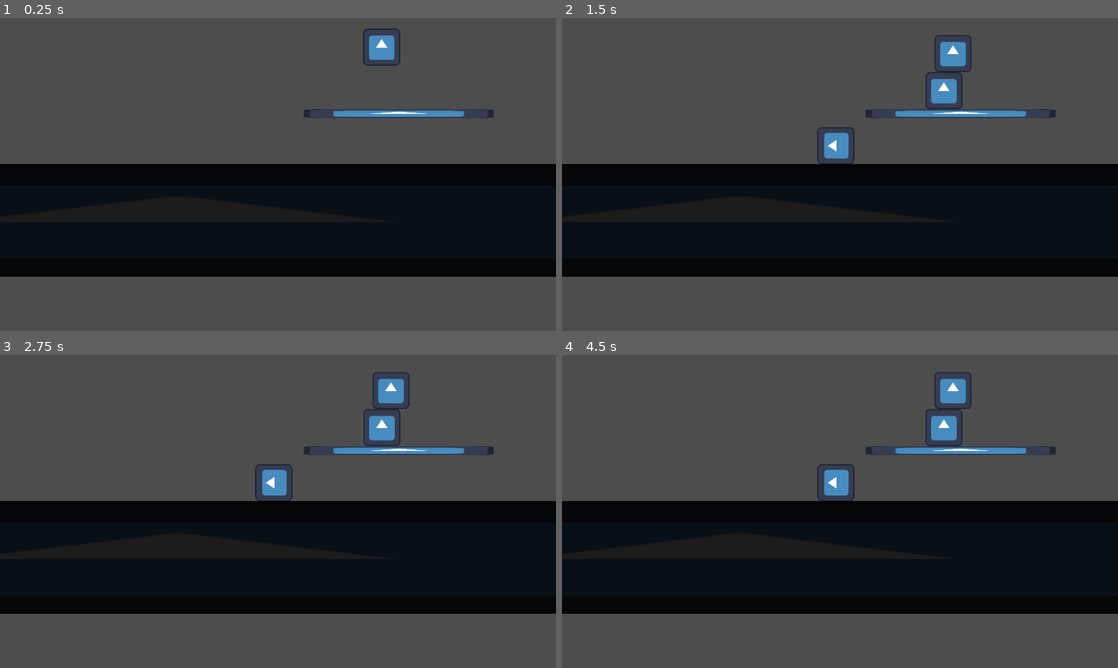
Above: before the commit, frames 1-4 (two rows, left to right).
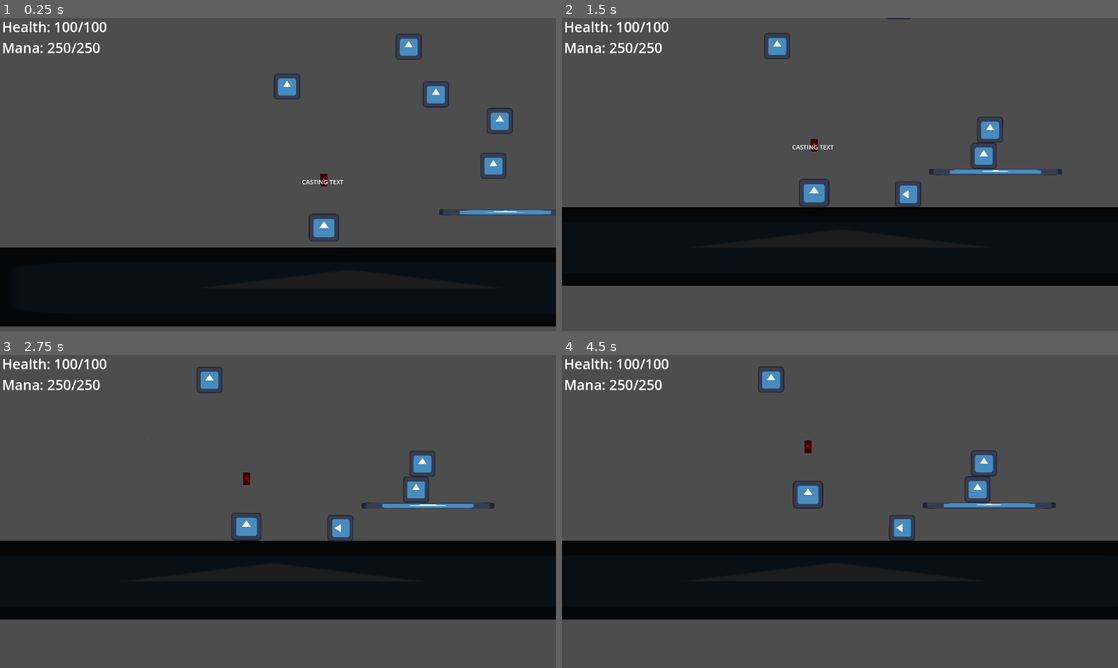
Above: after the commit, the same moments.

Repository: WantanAsyraff/Magis-Penglipur-Lara-Game
Game: Godot game, scene res://scenes/worlds/hubs/akademi-bintang-utama/ABU-courtyard.tscn
The game is run twice, just before and just after one commit, with the same random seed, the same clock (stepped at 60 frames per second) and the same inputs. The project has no main scene, so this scene is started directly. The engine's default icon, where the game draws it, is replaced by a stand-in: a white triangle on a blue panel in a dark square.
Inputs:
- Up to frame 1 (0.25 s): no input
- Up to frame 2 (1.5 s): tap Enter (ui_accept) at 0.5, 0.77 s; hold V (incantation_right) from 0.53 s (still down); tap Shift (dash) at 0.6 s; tap Z (interact) at 1.35 s
- Up to frame 3 (2.75 s): tap Enter (ui_accept) at 1.52 s; release V (incantation_right) at 2.03 s; hold C (incantation_left) from 2.03 s (still down); tap X (start_incantation) at 2.1 s
- Up to frame 4 (4.5 s): release C (incantation_left) at 2.78 s; hold V (incantation_right) 2.78-4.28 s; tap Shift (dash) at 2.85 s; tap Enter (ui_accept) at 3.02, 3.77, 4.25 s; tap Z (interact) at 3.6 s; hold C (incantation_left) from 4.28 s (still down); tap X (start_incantation) at 4.35 s

The runs differ from the first frame. In frame 1, 46% of the frame differs, in the area x 0-100%, y 1-99%; in frame 2, 20%; in frame 3, 18%; in frame 4, 18%.

Commit message:
fixed the dependecies
ugh..

Diff:
--- a/autoloads/player-manager.gd
+++ b/autoloads/player-manager.gd
@@ -4,6 +4,7 @@
 var player: Node2D = null
 
 func spawn_player(parent: Node, spawn_position: Vector2):
+	print("spawning player...")
 	if not player_scene:
 		push_error("Player scene not assigned in Player_Manager!")
 		return
@@ -14,4 +15,6 @@
 
 	player = player_scene.instantiate()
 	parent.add_child(player)
+	print("Player spawned!")
 	player.global_position = spawn_position
+	print("player position at ", spawn_position)
--- a/autoloads/scene-transition.gd
+++ b/autoloads/scene-transition.gd
@@ -2,19 +2,31 @@
 
 var current_scene_path: String = ""
 var previous_scene_path: String = ""
-var target_spawn_point: String = "entrance"
+var target_spawn_point: String = "entrance" # First spawn player. Must be Marker 2D
+
+func change_scene(new_scene_path: String, spawn_point: String = "entrance"):
+	# Save paths
+	previous_scene_path = current_scene_path
+	current_scene_path = new_scene_path
+
+	# Save spawn point
+	target_spawn_point = spawn_point
+
+	print("Changing scene to:", new_scene_path)
+	print("Previous scene was:", previous_scene_path)
+	print("Target spawn:", target_spawn_point)
+
+	get_tree().change_scene_to_file(new_scene_path)
+
 
 func go_back():
-	print("Current scene: ", current_scene_path)
-	print("Previous scene: ", previous_scene_path)
-
 	if previous_scene_path == "":
 		push_warning("No previous scene saved!")
 		return
 
-	 # Swap current and previous for consistency
+	# Swap paths
 	var temp := current_scene_path
 	current_scene_path = previous_scene_path
 	previous_scene_path = temp
 
-	get_tree().change_scene(current_scene_path)
+	get_tree().change_scene_to_file(current_scene_path)
--- a/data/Resources/worlds/zone-root.gd
+++ b/data/Resources/worlds/zone-root.gd
@@ -4,6 +4,7 @@
 	if not has_node("SpawnPoints"):
 		push_error("Zone missing SpawnPoints!")
 		return
+	print("Spawn points found")
 
 	var spawn_name := Scene_Transition.target_spawn_point
 	var spawn_points := $SpawnPoints
--- a/scenes/transitioners/zone-portal/zone-portal.gd
+++ b/scenes/transitioners/zone-portal/zone-portal.gd
@@ -15,16 +15,17 @@
 		push_error("Invalid target zone!")
 		return
 
-	# Save previous scene before leaving
-	Scene_Transition.previous_scene_path = Scene_Transition.current_scene_path
-	Scene_Transition.target_spawn_point = target_spawn_point
-
-	get_tree().change_scene_to_packed(target_zone.zone_scene)
+	Scene_Transition.change_scene(
+		target_zone.zone_scene.resource_path,
+		target_spawn_point
+	)
 
 func _on_body_entered(body: Node2D):
 	if body.is_in_group("player"):
+		print("Player entered")
 		player_in_range = true
 
 func _on_body_exited(body: Node2D):
 	if body.is_in_group("player"):
+		print("Player exited")
 		player_in_range = false
--- a/scenes/transitioners/zone-portal/zone-portal.tscn
+++ b/scenes/transitioners/zone-portal/zone-portal.tscn
@@ -7,7 +7,6 @@
 
 [node name="ZonePortal" type="Area2D"]
 script = ExtResource("1_cnpwf")
-target_zone = ExtResource("2_iib6d")
 
 [node name="CollisionShape2D" type="CollisionShape2D" parent="."]
 shape = SubResource("RectangleShape2D_cnpwf")
--- a/scenes/ui/user_interface.tscn
+++ b/scenes/ui/user_interface.tscn
@@ -5,7 +5,7 @@
 [sub_resource type="LabelSettings" id="LabelSettings_2fueo"]
 font_size = 48
 
-[node name="UserInterface" type="Control"]
+[node name="UserInterface(Combat)" type="Control"]
 layout_mode = 3
 anchors_preset = 15
 anchor_right = 1.0
--- a/scenes/worlds/hubs/akademi-bintang-utama/ABU-courtyard.tscn
+++ b/scenes/worlds/hubs/akademi-bintang-utama/ABU-courtyard.tscn
@@ -1,9 +1,10 @@
-[gd_scene load_steps=6 format=3 uid="uid://c5d1qbkughamj"]
+[gd_scene load_steps=7 format=3 uid="uid://c5d1qbkughamj"]
 
 [ext_resource type="Texture2D" uid="uid://bjbqflqnvkp1n" path="res://icon.svg" id="1_lpmy0"]
 [ext_resource type="Script" uid="uid://6iqrt1selfp" path="res://data/Resources/worlds/zone-root.gd" id="1_uixox"]
 [ext_resource type="PackedScene" uid="uid://bua4p61hbx7gg" path="res://components/Destructables/Box.tscn" id="2_uixox"]
 [ext_resource type="PackedScene" uid="uid://cry62ps8l1buh" path="res://components/platforms/platform.tscn" id="3_1u3qg"]
+[ext_resource type="PackedScene" uid="uid://b5tctii1rqqju" path="res://scenes/transitioners/zone-portal/zone-portal.tscn" id="5_lpmy0"]
 
 [sub_resource type="RectangleShape2D" id="RectangleShape2D_x6d4m"]
 size = Vector2(127.55748, 126)
@@ -50,3 +51,11 @@
 scale = Vector2(2.9759462, 0.8801199)
 
 [node name="Doors" type="Node2D" parent="."]
+
+[node name="SpawnPoints" type="Node" parent="."]
+
+[node name="entrance" type="Marker2D" parent="SpawnPoints"]
+position = Vector2(482, 337)
+
+[node name="ZonePortal" parent="SpawnPoints/entrance" instance=ExtResource("5_lpmy0")]
+position = Vector2(-632, 3)
Not shown: 1 places in scenes/transitioners/zone-portal/zone-portal.tscn that only renumber resources
